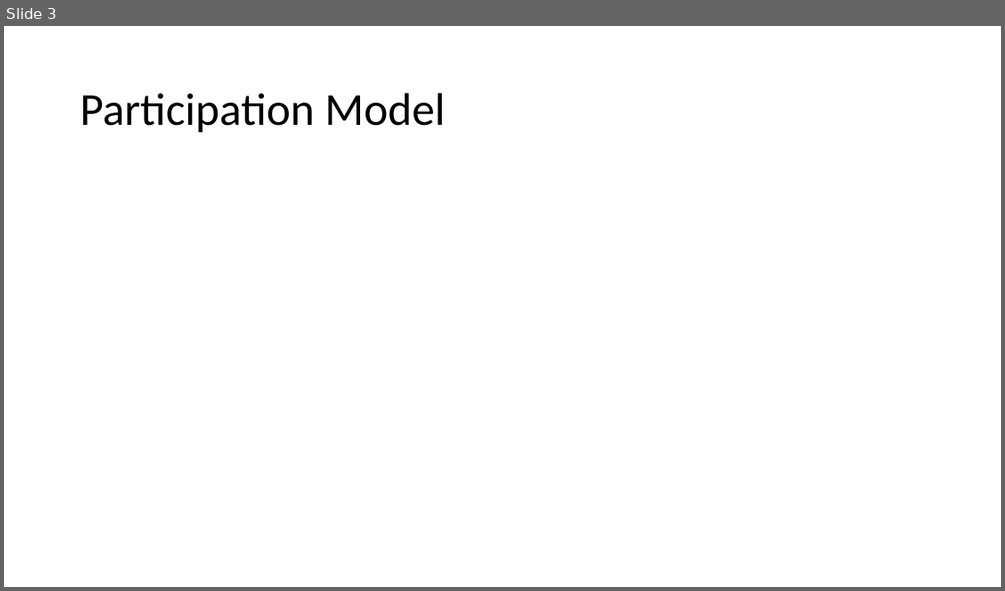
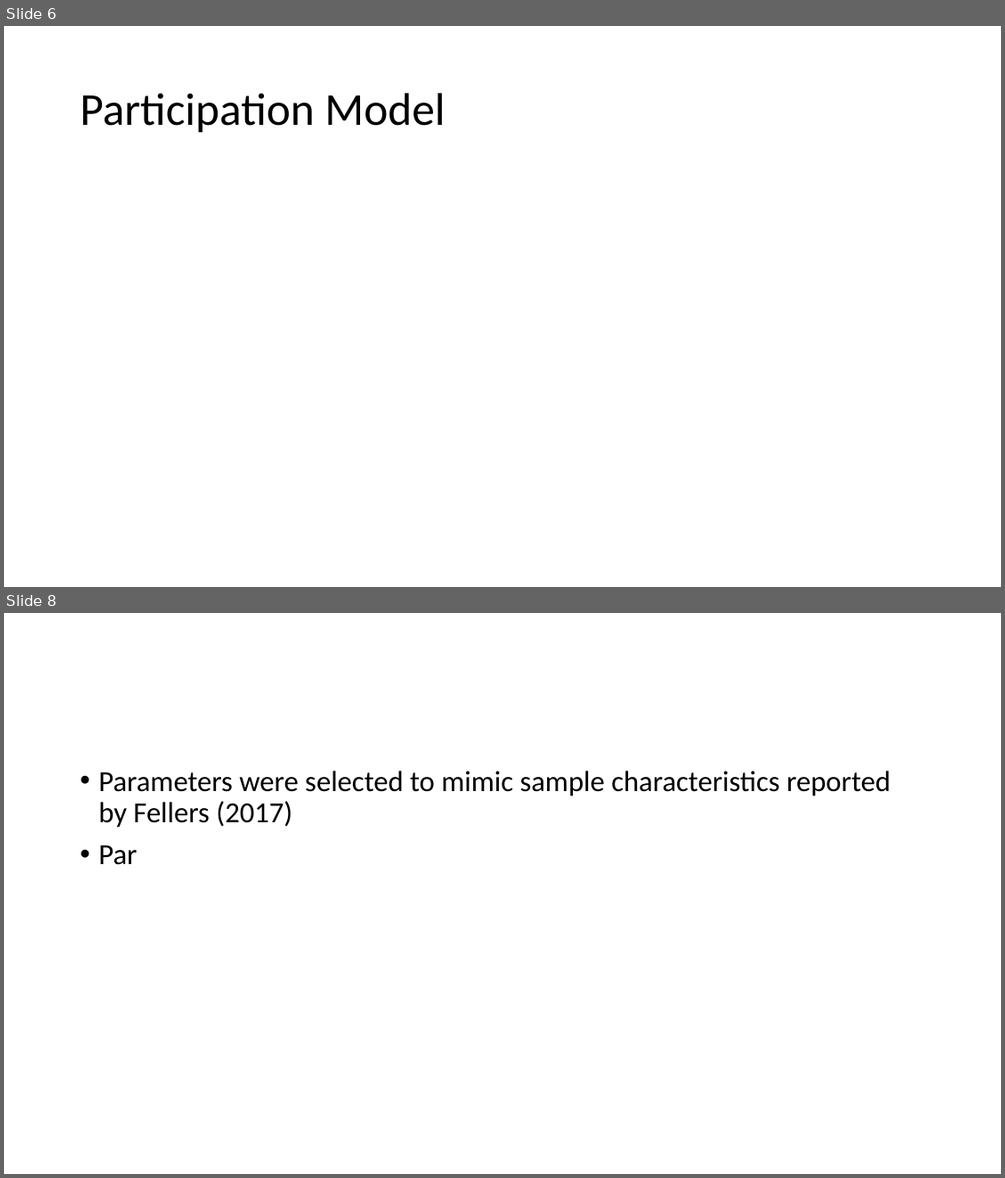
Before and after one commit to GlebFu/GenSamp, a slide deck: Presentation/GenSamp SREE.pptx. Shown one above the other, each under a label of ours: slide 3 before the commit, slides 6 and 8 after it; the slides between them are not shown. The pictures are 1005x591 and 1005x1178 pixels, drawn with LibreOffice and Linux fonts; fonts in the diff are those of the drawing; grey boxes stand for pictures. Boxes give left, top, right and bottom in pixels: in the first picture for what was removed or moved away, otherwise in the second. Text is boxed around its words. In the diff, an @@ line names an element or a change of style, - is before the commit and + after.

```diff
--- a/Presentation/GenSamp SREE.pptx
+++ b/Presentation/GenSamp SREE.pptx
@@ slide 8 added at box(4, 613, 1001, 1174), background #FFFFFF @@
@@ text added at box(98, 771, 890, 865), 28 pt, text #000000 @@
+• Parameters were selected to mimic sample characteristics reported by Fellers (2017)
+• Par
@@ what was slide 3 is now slide 6 @@
```
Also in this commit, not shown: 1 slide changed, 6 other slides added, 1 other file.
